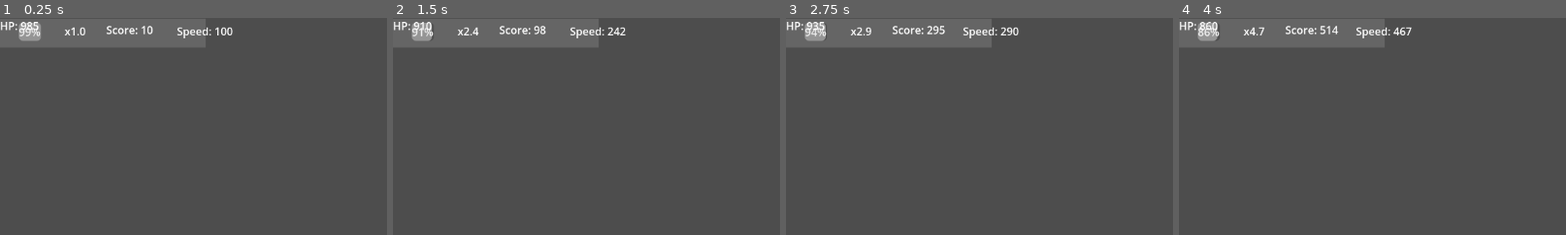
Above: before the commit, frames 1-4 (left to right).
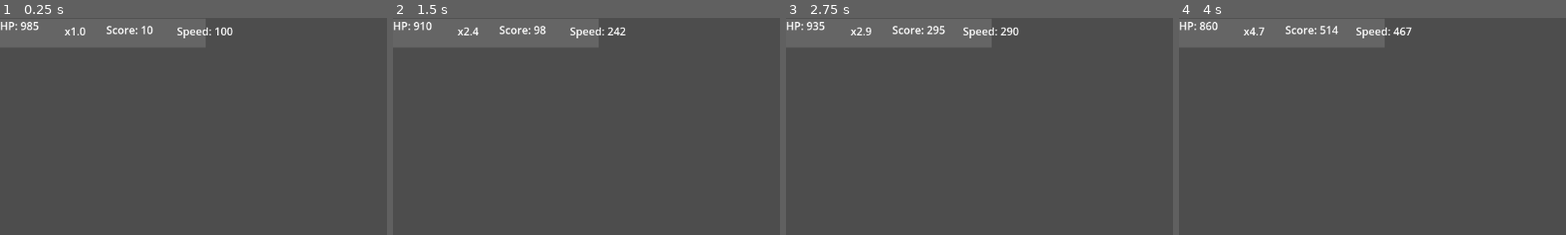
Above: after the commit, the same moments.

Repository: maikzero/csgy-gd-5
Game: Godot game, scene res://scenes/main/Main.tscn
Same seed, same stepped clock (60 frames per second), same inputs: the game is played once before the commit and once after it. The engine's default icon, where the game draws it, is replaced by a stand-in: a white triangle on a blue panel in a dark square.
Inputs:
- Up to frame 1 (0.25 s): no input
- Up to frame 2 (1.5 s): hold D (move_right) from 0.53 s (still down); tap Space (jump) at 0.6, 0.77, 1.07, 1.35 s
- Up to frame 3 (2.75 s): tap Space (jump) at 1.52, 1.82, 2.1 s; release D (move_right) at 2.03 s
- Up to frame 4 (4 s): hold D (move_right) from 2.78 s (still down); tap Space (jump) at 2.85, 3.02, 3.32, 3.6, 3.77 s
The pictures show only the part of the screen within x 0-50%, y 0-50%; the shares and areas given below are measured in that part.

The runs differ from the first frame. In frame 1, 0.4% of the frame differs, in the area x 4-11%, y 2-11%; in frame 2, 0.4%; in frame 3, 0.4%; in frame 4, 0.4%.

Commit message:
added one more tile

Diff:
--- a/resources/chunk_data/hop_small.tres
+++ b/resources/chunk_data/hop_small.tres
@@ -8,6 +8,7 @@
 chunk_name = "Small Hop"
 scene = ExtResource("1_64jes")
 difficulty = 2
+max_speed = 1000.0
 chunk_type = "Gap"
 requires_double_jump = true
 metadata/_custom_type_script = "uid://ckcq71v8b3nvc"
--- /dev/null
+++ b/resources/chunk_data/longer_long_jump.tres
@@ -0,0 +1,12 @@
+[gd_resource type="Resource" script_class="ChunkData" format=3 uid="uid://ies8h55kbp10"]
+
+[ext_resource type="PackedScene" uid="uid://c87vn6rj6re4l" path="res://scenes/chunks/longer_long_jump.tscn" id="1_mq5rb"]
+[ext_resource type="Script" uid="uid://ckcq71v8b3nvc" path="res://resources/chunk_data/ChunkData.gd" id="2_3qapg"]
+
+[resource]
+script = ExtResource("2_3qapg")
+chunk_name = "long jump"
+scene = ExtResource("1_mq5rb")
+min_speed = 1000.0
+chunk_type = "Gap"
+metadata/_custom_type_script = "uid://ckcq71v8b3nvc"
--- a/scenes/chunks/chunk_hop_small.tscn
+++ b/scenes/chunks/chunk_hop_small.tscn
@@ -6,12 +6,13 @@
 size = Vector2(808.5, 57)
 
 [sub_resource type="RectangleShape2D" id="RectangleShape2D_bbf04"]
-size = Vector2(803, 43)
+size = Vector2(807.5, 43)
 
 [node name="chunk_hop_small" type="Node2D" unique_id=684014414]
 script = ExtResource("1_uuuhy")
 left_connection_height = 500.0
 right_connection_height = 463.0
+max_height_difference = 200.0
 metadata/_custom_type_script = "uid://dc8ccsclq82mw"
 
 [node name="Visuals" type="Node2D" parent="." unique_id=1181599090]
@@ -25,20 +26,20 @@
 metadata/_edit_use_anchors_ = true
 
 [node name="right" type="ColorRect" parent="Visuals" unique_id=1851492627]
-offset_left = 1207.0
-offset_top = 438.0
-offset_right = 2007.0
-offset_bottom = 488.0
+offset_left = 1203.0
+offset_top = 465.0
+offset_right = 2003.0
+offset_bottom = 515.0
 metadata/_edit_use_anchors_ = true
 
 [node name="Collision" type="StaticBody2D" parent="." unique_id=2134097415]
 
 [node name="left" type="CollisionShape2D" parent="Collision" unique_id=628351393]
-position = Vector2(1612, 463)
+position = Vector2(1605, 490)
 shape = SubResource("RectangleShape2D_o4fbn")
 
 [node name="right" type="CollisionShape2D" parent="Collision" unique_id=1623362576]
-position = Vector2(410, 522)
+position = Vector2(406.25, 526)
 shape = SubResource("RectangleShape2D_bbf04")
 
 [node name="SpawnPoints" type="Node2D" parent="." unique_id=242613114]
--- a/scenes/chunks/chunk_ramp.tscn
+++ b/scenes/chunks/chunk_ramp.tscn
@@ -10,6 +10,7 @@
 chunk_width = 1200.0
 left_connection_height = 500.0
 right_connection_height = 400.0
+max_height_difference = 200.0
 metadata/_custom_type_script = "uid://dc8ccsclq82mw"
 
 [node name="Visuals" type="Node2D" parent="." unique_id=1181599090]
--- a/scenes/chunks/long_jump.tscn
+++ b/scenes/chunks/long_jump.tscn
@@ -9,6 +9,7 @@
 script = ExtResource("1_ctood")
 left_connection_height = 500.0
 right_connection_height = 500.0
+max_height_difference = 150.0
 metadata/_custom_type_script = "uid://dc8ccsclq82mw"
 
 [node name="Visuals" type="Node2D" parent="." unique_id=2107080120]
--- /dev/null
+++ b/scenes/chunks/longer_long_jump.tscn
@@ -0,0 +1,66 @@
+[gd_scene format=3 uid="uid://c87vn6rj6re4l"]
+
+[ext_resource type="Script" uid="uid://dc8ccsclq82mw" path="res://scenes/chunks/ChunkBase.gd" id="1_5vyl2"]
+
+[sub_resource type="RectangleShape2D" id="RectangleShape2D_5vyl2"]
+size = Vector2(766.1875, 27)
+
+[sub_resource type="RectangleShape2D" id="RectangleShape2D_b4ymp"]
+size = Vector2(561, 32)
+
+[node name="longer_long_jump" type="Node2D" unique_id=684014414]
+script = ExtResource("1_5vyl2")
+chunk_width = 5000.0
+left_connection_height = 350.0
+right_connection_height = 700.0
+connection_type = "gap"
+max_height_difference = 200.0
+metadata/_custom_type_script = "uid://dc8ccsclq82mw"
+
+[node name="Visuals" type="Node2D" parent="." unique_id=1181599090]
+
+[node name="ColorRect" type="ColorRect" parent="Visuals" unique_id=1754197428]
+offset_left = 6.0
+offset_top = 352.0
+offset_right = 558.0
+offset_bottom = 392.0
+color = Color(0.8969265, 0.510865, 0.8038895, 1)
+
+[node name="ColorRect2" type="ColorRect" parent="Visuals" unique_id=1121405266]
+offset_left = 3180.0
+offset_top = 700.0
+offset_right = 3954.0
+offset_bottom = 732.0
+color = Color(0.80153066, 0.47051108, 0.81777614, 1)
+
+[node name="Collision" type="StaticBody2D" parent="." unique_id=2134097415]
+
+[node name="CollisionShape2D2" type="CollisionShape2D" parent="Collision" unique_id=1849322424]
+position = Vector2(3564.9375, 724)
+shape = SubResource("RectangleShape2D_5vyl2")
+
+[node name="CollisionShape2D" type="CollisionShape2D" parent="Collision" unique_id=713994453]
+position = Vector2(285, 369)
+shape = SubResource("RectangleShape2D_b4ymp")
+
+[node name="SpawnPoints" type="Node2D" parent="." unique_id=242613114]
+
+[node name="Coin" type="Marker2D" parent="SpawnPoints" unique_id=1769543997]
+position = Vector2(690, 144)
+
+[node name="Coin2" type="Marker2D" parent="SpawnPoints" unique_id=341947996]
+position = Vector2(1030, 86)
+
+[node name="Coin3" type="Marker2D" parent="SpawnPoints" unique_id=1061444957]
+position = Vector2(2465, 220)
+
+[node name="Coin4" type="Marker2D" parent="SpawnPoints" unique_id=1836605621]
+position = Vector2(1762, 135)
+
+[node name="Coin5" type="Marker2D" parent="SpawnPoints" unique_id=96771589]
+position = Vector2(3005, 513)
+
+[node name="VisibleOnScreenNotifier2D" type="VisibleOnScreenNotifier2D" parent="." unique_id=1462830742]
+position = Vector2(339, 22)
+rect = Rect2(0, -500, 2000, 1000)
+show_rect = false
--- a/scenes/ui/UI.tscn
+++ b/scenes/ui/UI.tscn
@@ -12,6 +12,7 @@
 color = Color(0.39723974, 0.39723974, 0.39723974, 1)
 
 [node name="HealthBar" type="ProgressBar" parent="." unique_id=1118279618]
+visible = false
 offset_left = 28.0
 offset_top = 7.0
 offset_right = 61.0
